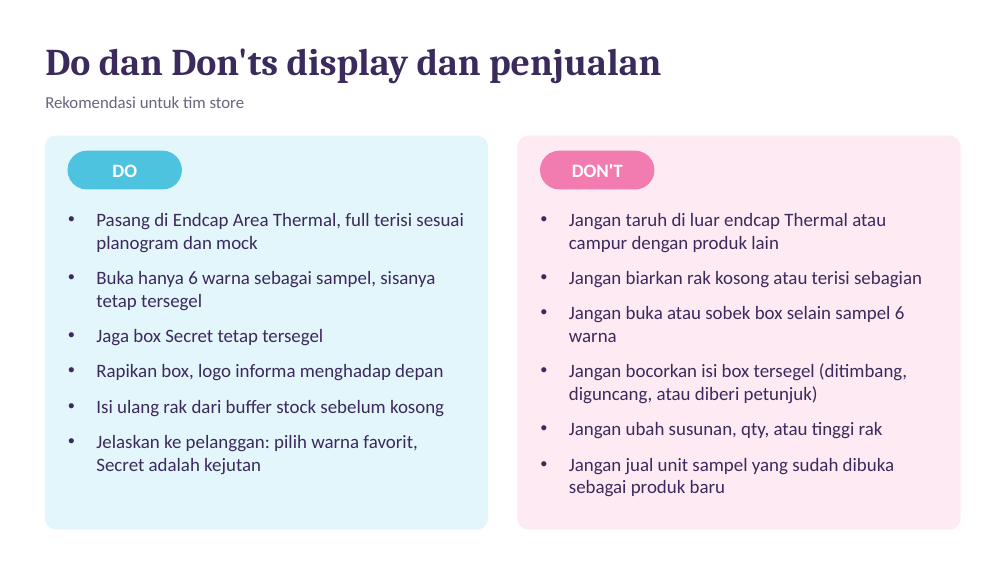
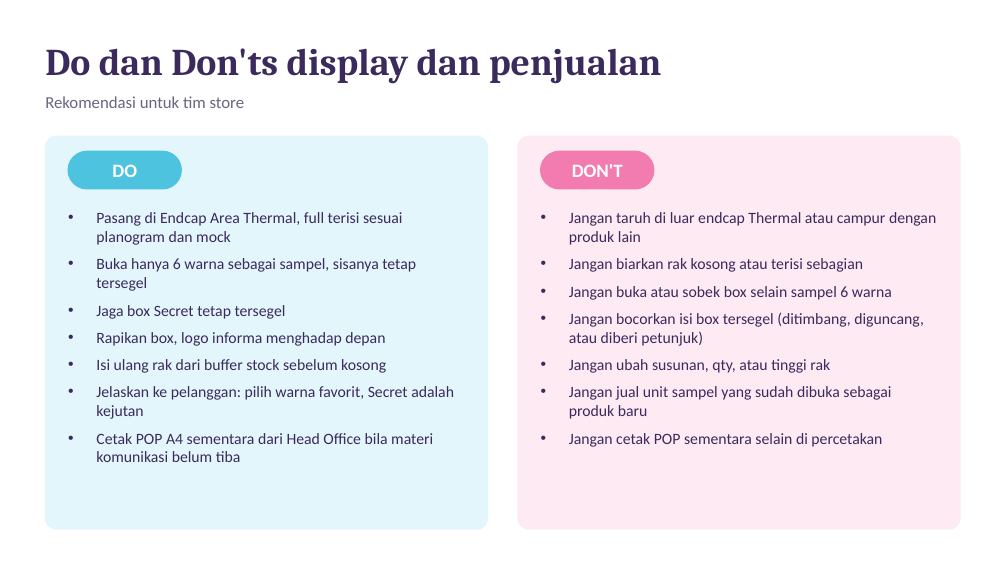
Before and after one commit to eriehermawan-hci/Testing-Erie, a slide deck: slide 9 of Instruksi_Display_Blind_Box_Thermal.pptx. Drawn at 1008x567 pixels with LibreOffice and Linux fonts; fonts in the diff are those of the drawing. Boxes give left, top, right and bottom in pixels: in the first picture for what was removed or moved away, otherwise in the second. Text is boxed around its words. In the diff, an @@ line names an element or a change of style, - is before the commit and + after.

```diff
--- a/Instruksi_Display_Blind_Box_Thermal.pptx
+++ b/Instruksi_Display_Blind_Box_Thermal.pptx
@@ text at (x1=96, y1=212, x2=454, y2=419): size 18 to 15 pt in "Pasang di Endcap Area Thermal, full terisi ...", "Buka hanya 6 warna sebagai sampel, sisanya ...", "Jaga box Secret tetap tersegel", "Rapikan box, logo informa menghadap depan" and 2 more places; less space between paragraphs @@
@@ text at (x1=569, y1=212, x2=936, y2=419): size 18 to 15 pt in "Jangan taruh di luar endcap Thermal atau ...", "Jangan biarkan rak kosong atau terisi sebagian", "Jangan buka atau sobek box selain sampel ...", "Jangan bocorkan isi box tersegel (ditimbang, diguncang, ..." and 2 more places; less space between paragraphs @@
@@ text at (x1=96, y1=433, x2=433, y2=462): paragraph added @@
+• Cetak POP A4 sementara dari Head Office bila materi komunikasi belum tiba
@@ text at (x1=569, y1=433, x2=882, y2=447): paragraph added @@
+• Jangan cetak POP sementara selain di percetakan
```
Also in this commit, not shown: 4 other slides changed.
